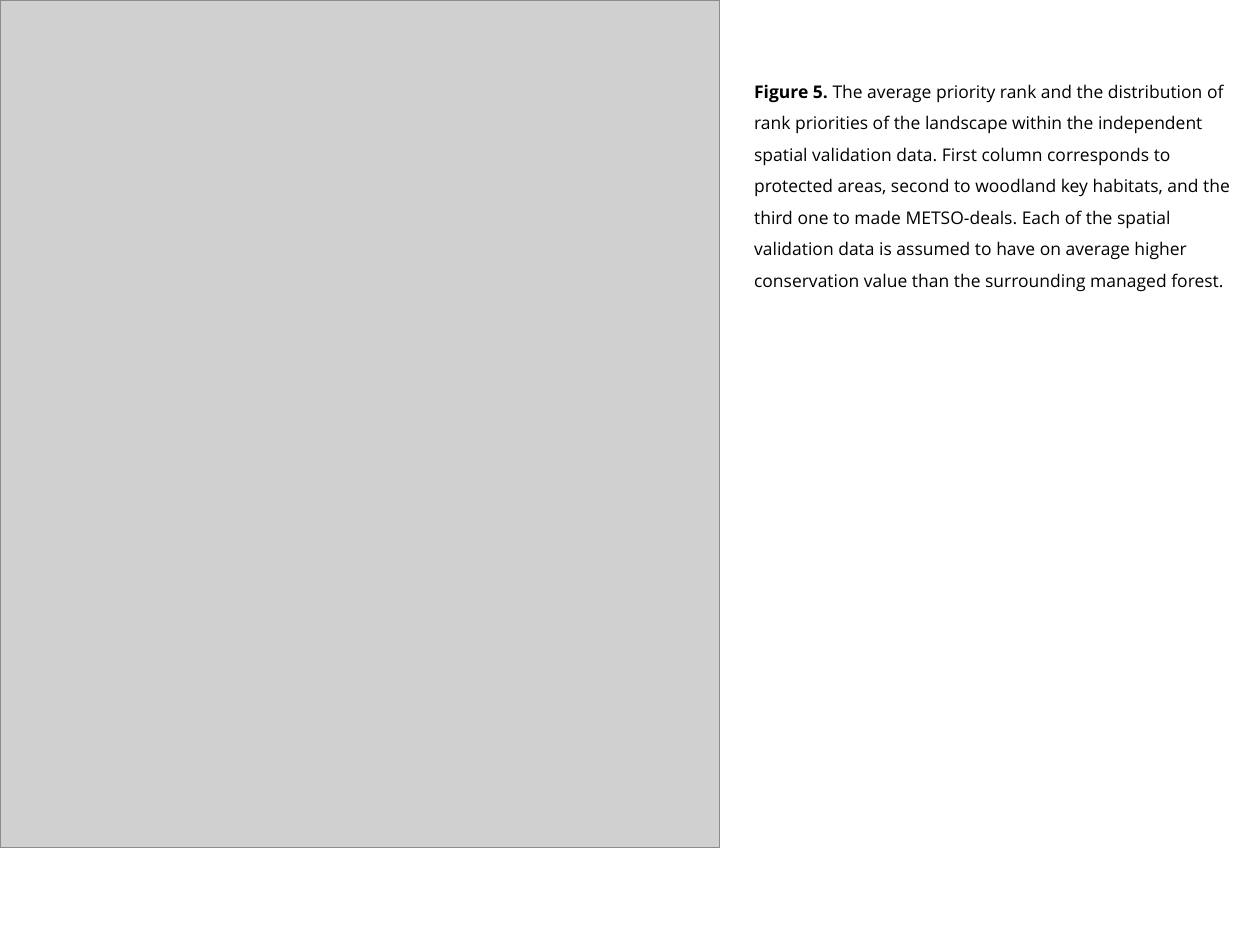
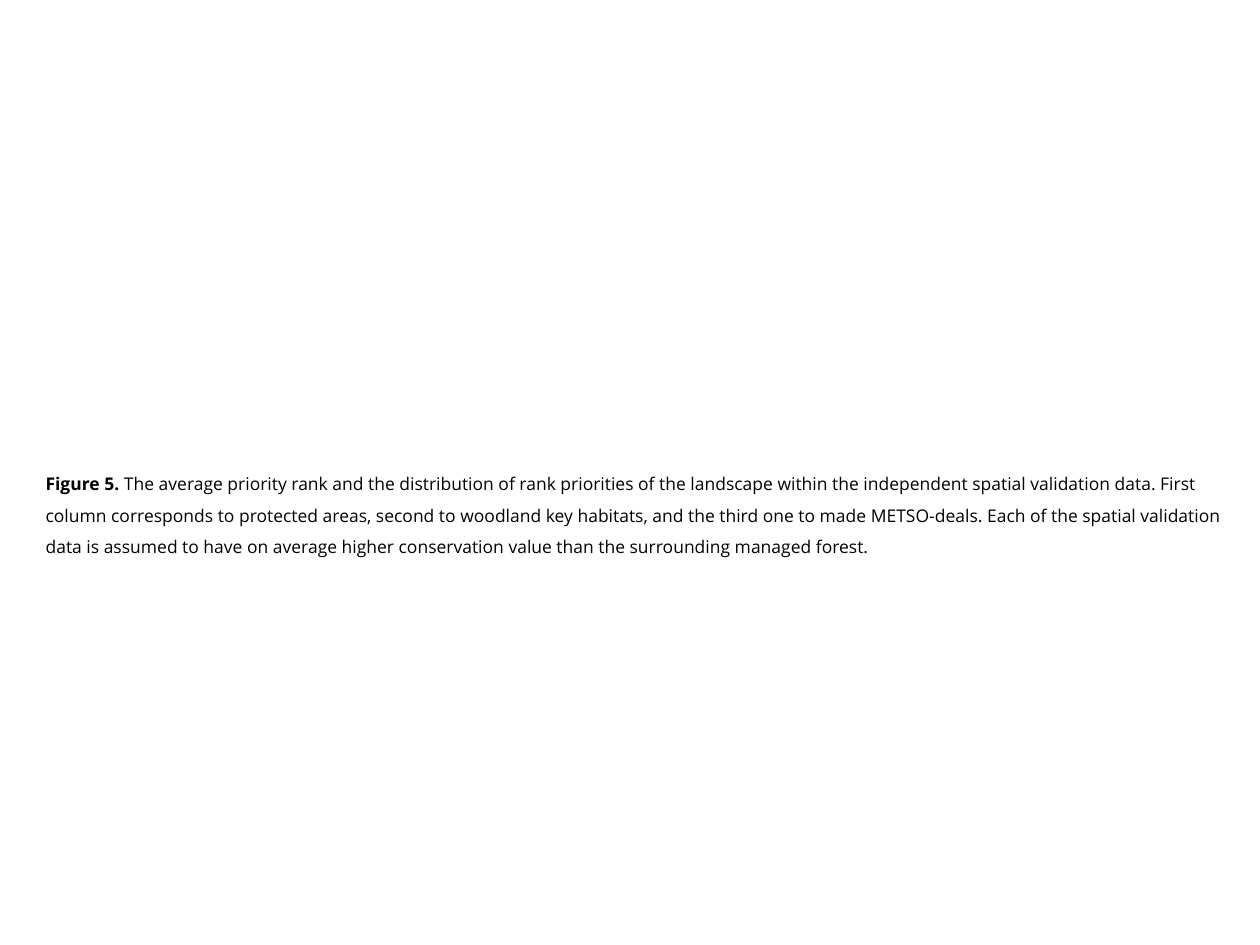
Before and after one commit to jlehtoma/validityms, a slide deck: slide 34 of reports/validity_ms_outline.ppt (slide 30 before the commit). Drawn at 1260x945 pixels with LibreOffice and Linux fonts; fonts in the diff are those of the drawing; grey boxes stand for pictures. Boxes give left, top, right and bottom in pixels: in the first picture for what was removed or moved away, otherwise in the second. Text is boxed around its words. In the diff, an @@ line names an element or a change of style, - is before the commit and + after.

```diff
--- a/reports/validity_ms_outline.ppt
+++ b/reports/validity_ms_outline.ppt
@@ picture removed at bbox=[0, 0, 720, 847] @@
@@ text "Figure 5. The average priority ..." rewrapped from bbox=[754, 84, 1230, 292] to bbox=[46, 476, 1220, 558] @@
```
Also in this commit, not shown: 8 other slides changed, 10 slides added, 7 slides removed, 1 other file.
